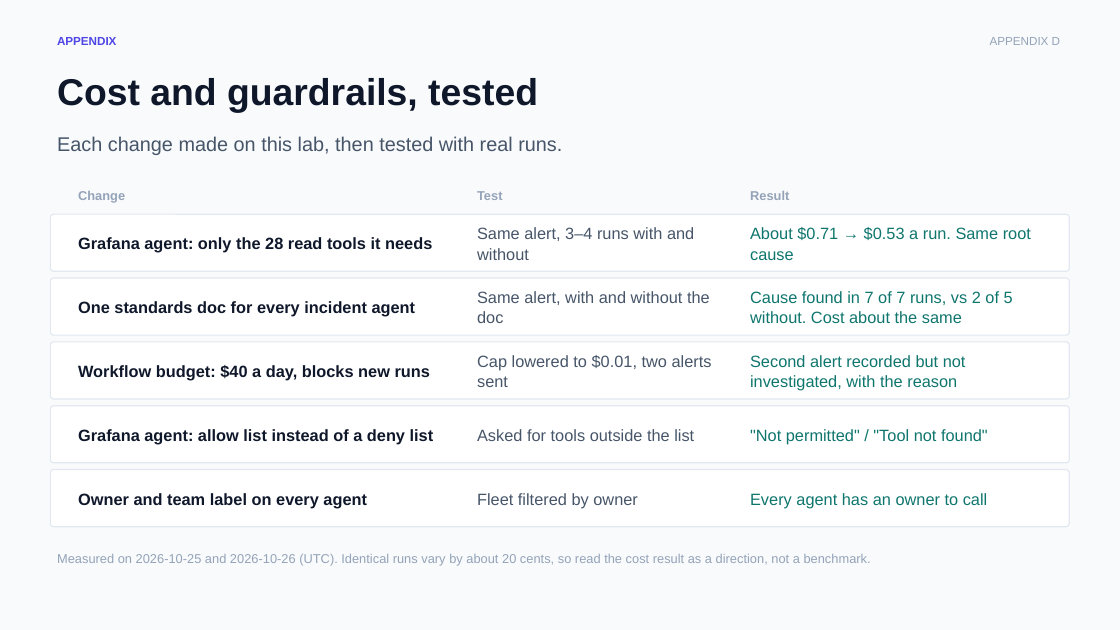
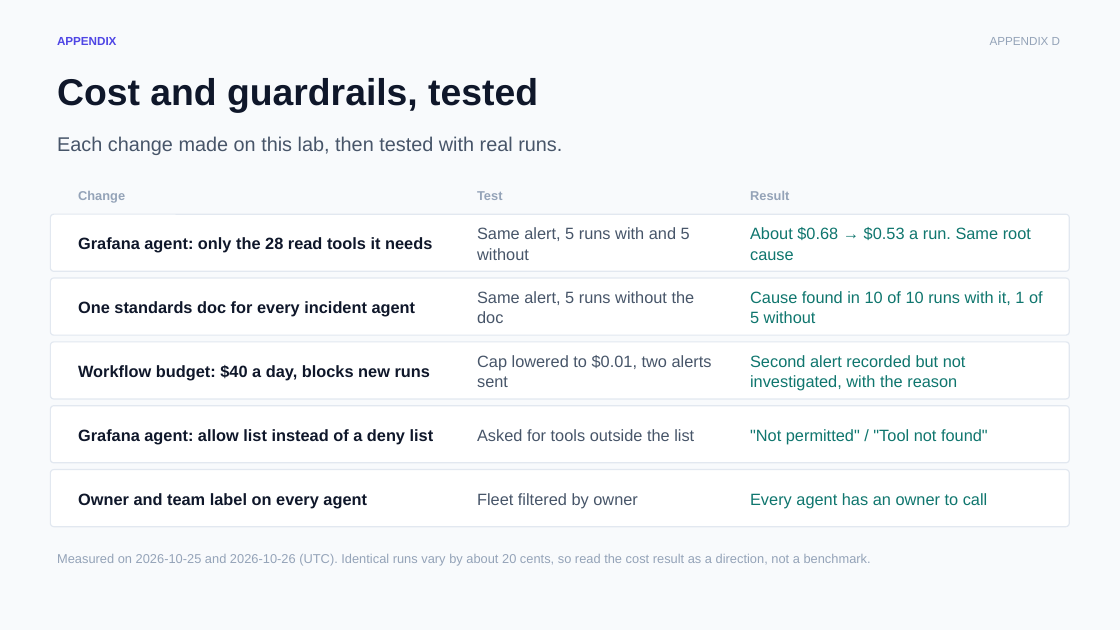
Before and after one commit to chizeni24/komodor-production-lab, a slide deck: slide 18 of docs/presentation/KAOP_Customer_Pitch.pptx. Drawn at 1120x630 pixels with LibreOffice and Linux fonts; fonts in the diff are those of the drawing. Boxes give left, top, right and bottom in pixels: in the first picture for what was removed or moved away, otherwise in the second. Text is boxed around its words. In the diff, an @@ line names an element or a change of style, - is before the commit and + after.

```diff
--- a/docs/presentation/KAOP_Customer_Pitch.pptx
+++ b/docs/presentation/KAOP_Customer_Pitch.pptx
@@ text at bbox=[477, 227, 690, 260]: text changed @@
-Same alert, 3–4 runs with and without
+Same alert, 5 runs with and 5 without
@@ text at bbox=[750, 227, 1031, 260]: text changed @@
-About $0.71 → $0.53 a run. Same root cause
+About $0.68 → $0.53 a run. Same root cause
@@ text at bbox=[477, 291, 695, 323]: text changed @@
-Same alert, with and without the doc
+Same alert, 5 runs without the doc
@@ text at bbox=[750, 291, 1043, 323]: text changed @@
-Cause found in 7 of 7 runs, vs 2 of 5 without. Cost about the same
+Cause found in 10 of 10 runs with it, 1 of 5 without
```
Also in this commit, not shown: 2 other files.
